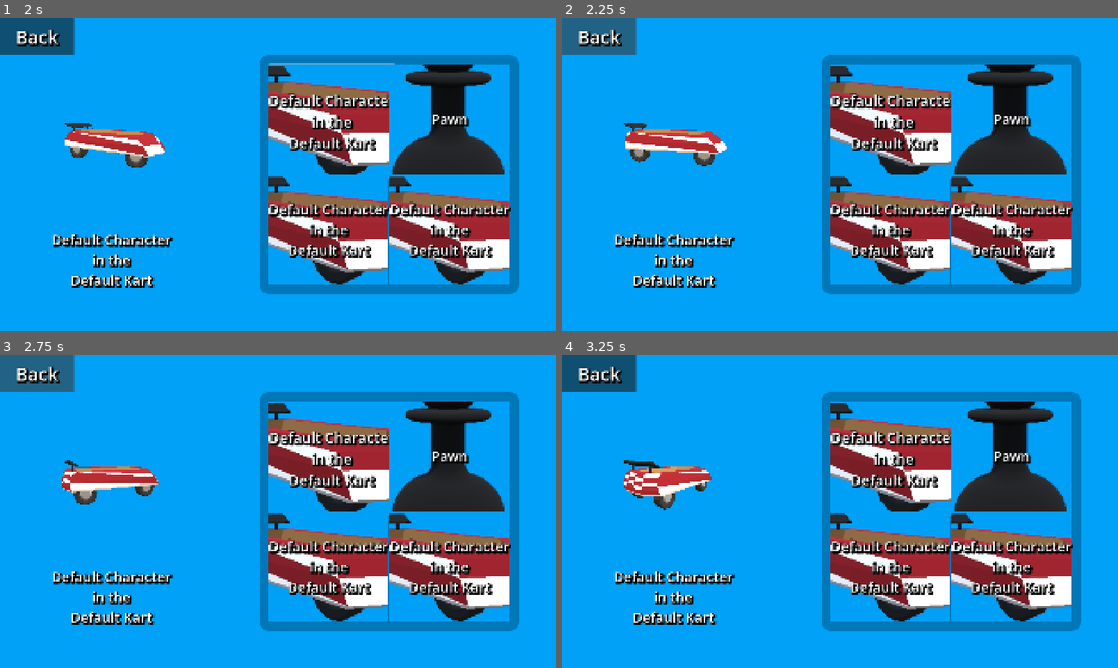
Above: before the commit, frames 1-4 (two rows, left to right).
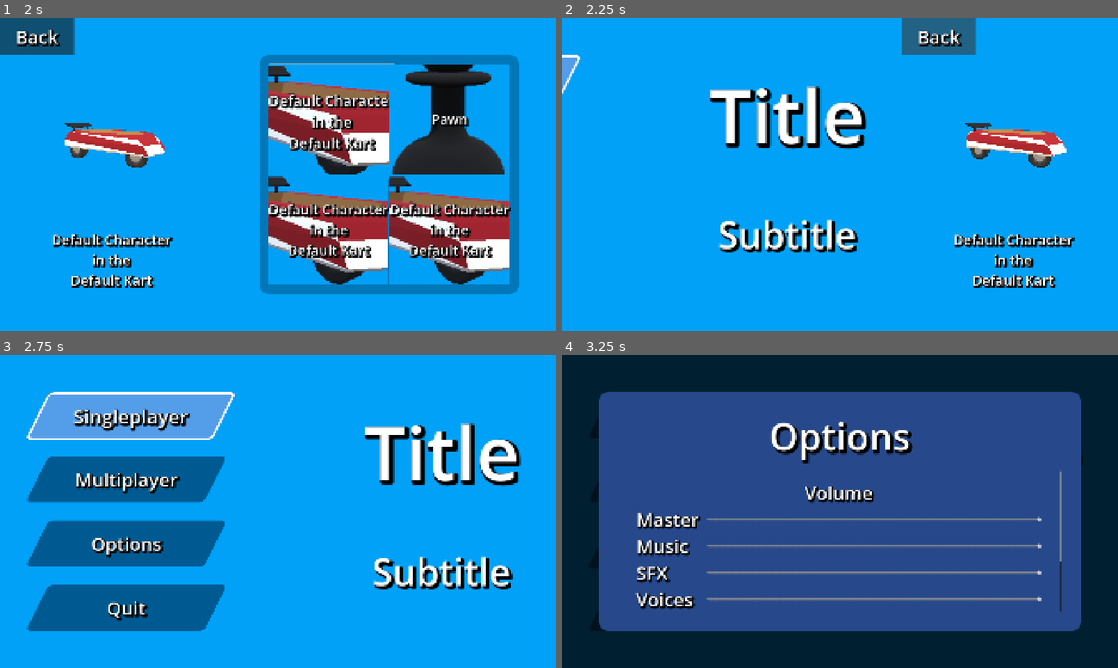
Above: after the commit, the same moments.

Repository: CISC-486-Game-Development-Project/cisc-486-game-development-project
Game: Godot game, scene res://Scenes/Menus/TitleScreen/title_screen.tscn
Same seed, same stepped clock (60 frames per second), same inputs: the game is played once before the commit and once after it. The engine's default icon, where the game draws it, is replaced by a stand-in: a white triangle on a blue panel in a dark square. Sound files missing from this copy of the repository are replaced by a short silence.
Inputs (mouse positions are in pixels of both pictures, inside the frame that each line leads up to):
- Up to frame 1 (2 s): tap Enter at 0.5 s; move the mouse to (400, 158) at 0.52 s; hold D (Right) 0.53-1.25 s; hold P (Drift) 0.53-1.25 s; click (400, 158) at 0.67 s; click "Singleplayer" at 1.25 s
- Up to frame 2 (2.25 s): click "Back" at 2 s
- Up to frame 3 (2.75 s): no input
- Up to frame 4 (3.25 s): click (689, 542) at 2.75 s, where only the run after the commit has a clickable "Options"

Frame 1 is identical in both runs. In frame 2, 35% of the frame differs, in the area x 0-94%, y 0-89%; in frame 3, 48%; in frame 4, 100%, in the area x 0-100%, y 0-100%.
Error before the commit: Invalid access to property or key 'SLIDE_BACKWARD' on a base object of type 'Node (scene_manager.gd)'. (res://Scenes/Menus/CharacterSelectMenu/character_select…

Commit message:
Fixed SceneManager SLIDE_BACKWARD
Fixed incorrect naming of SLIDE_BACKWARD as SLIDE_BACK in some places within the scene manager.

Diff:
--- a/Singletons/scene_manager.gd
+++ b/Singletons/scene_manager.gd
@@ -13,7 +13,7 @@
 
 var waiting_for_scene: String
 
-enum {INSTANT, SLIDE_FORWARD, SLIDE_BACK, FADE}
+enum {INSTANT, SLIDE_FORWARD, SLIDE_BACKWARD, FADE}
 const FORWARD_FROM_DIR := Vector2.RIGHT
 
 func _process(_delta: float) -> void:
@@ -78,7 +78,7 @@
 			get_tree().change_scene_to_node(scene_node)
 			load_finished.emit()
 			await loading_screen.wait_until_ready()
-		SLIDE_FORWARD, SLIDE_BACK:
+		SLIDE_FORWARD, SLIDE_BACKWARD:
 			var vp := get_viewport().get_visible_rect().size
 			var FROM_DIR = FORWARD_FROM_DIR if animation == SLIDE_FORWARD else -FORWARD_FROM_DIR
 			scene_node.position = FROM_DIR * vp
